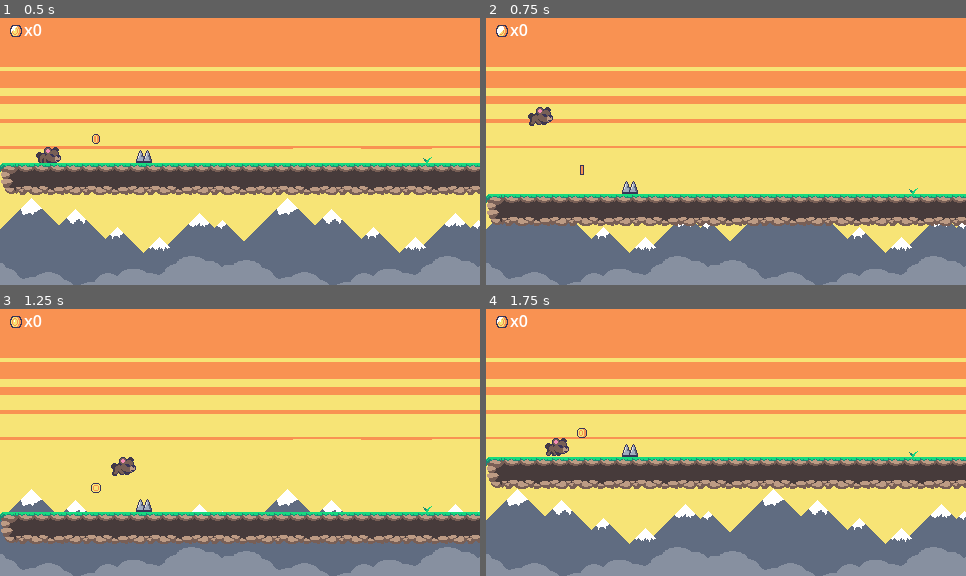
Above: before the commit, frames 1-4 (two rows, left to right).
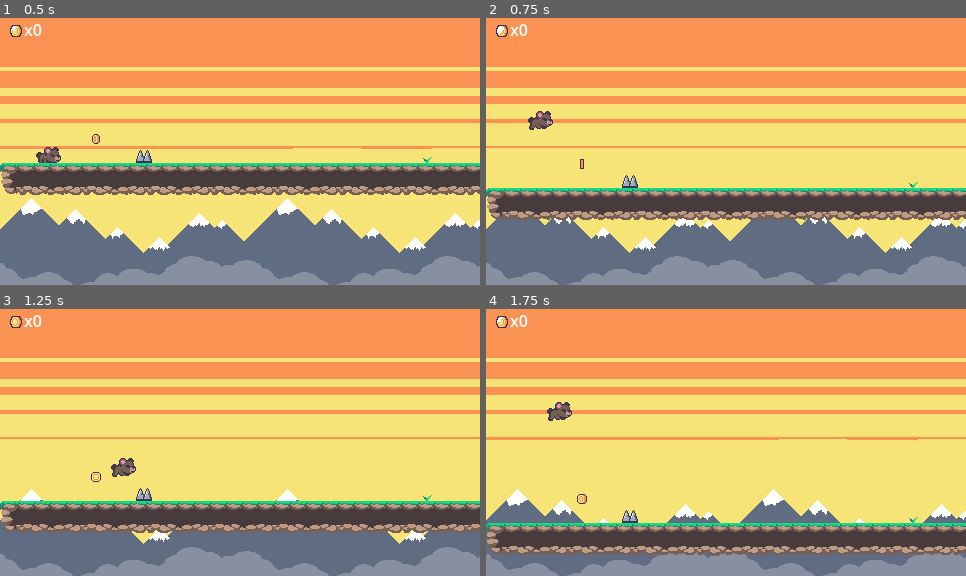
Above: after the commit, the same moments.

Repository: lukasaurus/OrientationDayDemo
Game: Godot game, scene res://GameObjects/world.tscn
Same seed, same stepped clock (60 frames per second), same inputs: the game is played once before the commit and once after it. The project has no main scene, so this scene is started directly.
Inputs:
- Up to frame 1 (0.5 s): no input
- Up to frame 2 (0.75 s): tap Enter (ui_accept) at 0.5, 0.6 s; hold Right (ui_right) from 0.53 s (still down)
- Up to frame 3 (1.25 s): keep holding Right (ui_right); tap Enter (ui_accept) at 0.77, 1.07 s
- Up to frame 4 (1.75 s): keep holding Right (ui_right); tap Enter (ui_accept) at 1.35, 1.52 s

Frame 1 is identical in both runs. In frame 2, 10% of the frame differs, in the area x 0-100%, y 33-78%; in frame 3, 14%; in frame 4, 24%, in the area x 0-100%, y 34-93%.

Commit message:
Updated for 2025

Diff:
--- /dev/null
+++ b/GameObjects/goal.gd
@@ -0,0 +1,11 @@
+extends Area2D
+
+
+# Called when the node enters the scene tree for the first time.
+func _ready() -> void:
+	pass # Replace with function body.
+
+
+# Called every frame. 'delta' is the elapsed time since the previous frame.
+func _process(delta: float) -> void:
+	pass
--- /dev/null
+++ b/GameObjects/goal.tscn
@@ -0,0 +1,14 @@
+[gd_scene load_steps=3 format=3 uid="uid://qkbq3xwko3kp"]
+
+[ext_resource type="Texture2D" uid="uid://b0gy6x57ekvd3" path="res://Sprites/Objects/sign.png" id="1_vdmqj"]
+
+[sub_resource type="RectangleShape2D" id="RectangleShape2D_w68rg"]
+
+[node name="Goal" type="Area2D"]
+
+[node name="Sign" type="Sprite2D" parent="."]
+position = Vector2(1, -9)
+texture = ExtResource("1_vdmqj")
+
+[node name="CollisionShape2D" type="CollisionShape2D" parent="."]
+shape = SubResource("RectangleShape2D_w68rg")
--- a/GameObjects/player.gd
+++ b/GameObjects/player.gd
@@ -1,18 +1,21 @@
 extends CharacterBody2D
 class_name Player
-
 const SPEED = 300.0
-const JUMP_VELOCITY = -400.0
+const JUMP_VELOCITY = -300.0
 const ACCELERATION = 5.0
+var jumps_remaining = 2
 
 func _physics_process(delta: float) -> void:
 	# Add the gravity.
 	if not is_on_floor():
 		velocity += get_gravity() * delta
+	else:
+		jumps_remaining = 2
 
 	# Handle jump.
-	if Input.is_action_just_pressed("ui_accept") and is_on_floor():
+	if Input.is_action_just_pressed("ui_accept") and jumps_remaining > 0:
 		velocity.y = JUMP_VELOCITY
+		jumps_remaining -= 1
 
 	# Get the input direction and handle the movement/deceleration.
 	# As good practice, you should replace UI actions with custom gameplay actions.
@@ -31,10 +34,12 @@
 		$AnimatedSprite2D.flip_h = true
 	if direction > 0:
 		$AnimatedSprite2D.flip_h = false
-
 	move_and_slide()
-
 
 func _on_area_2d_body_entered(body: Node2D) -> void:
 	if body is Player:
 		get_tree().reload_current_scene()
+
+func _on_goal_body_entered(body: Node2D) -> void:
+	if body is Player:
+		get_tree().change_scene_to_file("res://Sprites/UI/end_screen.tscn")
--- a/GameObjects/world.tscn
+++ b/GameObjects/world.tscn
@@ -13,6 +13,8 @@
 [ext_resource type="PackedScene" uid="uid://c7x1ihby3bwi7" path="res://GameObjects/Player.tscn" id="7_e44bt"]
 [ext_resource type="PackedScene" uid="uid://ddikh0bxna6pp" path="res://Placeables/spikes.tscn" id="12_8nesk"]
 [ext_resource type="PackedScene" uid="uid://bn8rqeq0bl7q2" path="res://Placeables/coin.tscn" id="13_0jlwj"]
+[ext_resource type="PackedScene" uid="uid://qkbq3xwko3kp" path="res://GameObjects/goal.tscn" id="14_3u4xq"]
+[ext_resource type="Script" uid="uid://bwpxb2igj88rm" path="res://GameObjects/goal.gd" id="15_udvfu"]
 
 [sub_resource type="TileSetAtlasSource" id="TileSetAtlasSource_ijchp"]
 texture = ExtResource("1_rxviq")
@@ -482,4 +484,9 @@
 position = Vector2(496, 184)
 rotation = -1.58692
 
+[node name="Goal" parent="." instance=ExtResource("14_3u4xq")]
+position = Vector2(667, 183)
+script = ExtResource("15_udvfu")
+
 [connection signal="body_entered" from="KillZone" to="Player" method="_on_area_2d_body_entered"]
+[connection signal="body_entered" from="Goal" to="Player" method="_on_goal_body_entered"]
--- /dev/null
+++ b/Sprites/UI/end_screen.tscn
@@ -0,0 +1,28 @@
+[gd_scene load_steps=3 format=3 uid="uid://bxbvk22h56jym"]
+
+[ext_resource type="Texture2D" uid="uid://chxll73l8r46i" path="res://Sprites/UI/unnamed.jpg" id="1_4n5bj"]
+[ext_resource type="FontFile" uid="uid://koyb6jcetu7j" path="res://Sprites/UI/Super Joyful.ttf" id="2_gqsqo"]
+
+[node name="EndScreen" type="Control"]
+layout_mode = 3
+anchors_preset = 15
+anchor_right = 1.0
+anchor_bottom = 1.0
+grow_horizontal = 2
+grow_vertical = 2
+
+[node name="Unnamed" type="Sprite2D" parent="."]
+position = Vector2(240, 117.000015)
+scale = Vector2(0.46777344, 0.46777344)
+texture = ExtResource("1_4n5bj")
+
+[node name="Label" type="Label" parent="."]
+modulate = Color(1, 1, 1, 0.6156863)
+layout_mode = 0
+offset_left = 114.0
+offset_top = 163.0
+offset_right = 379.0
+offset_bottom = 259.0
+theme_override_fonts/font = ExtResource("2_gqsqo")
+theme_override_font_sizes/font_size = 80
+text = "THE END"
--- a/project.godot
+++ b/project.godot
@@ -11,7 +11,7 @@
 [application]
 
 config/name="PlatformDemo"
-config/features=PackedStringArray("4.3", "Forward Plus")
+config/features=PackedStringArray("4.5", "Forward Plus")
 config/icon="res://icon.svg"
 
 [autoload]
Not shown, added: GameObjects/coin.gd.uid
Not shown, added: GameObjects/goal.gd.uid
Not shown, added: GameObjects/player.gd.uid
Not shown, added: GameObjects/spikes.gd.uid
Not shown, added: GameObjects/world.gd.uid
Not shown: 1 places in GameObjects/world.tscn that only renumber resources
Not shown, changed: Sprites/Backgrounds/clouds.png.import
Not shown, changed: Sprites/Backgrounds/desert_a.png.import
Not shown, changed: Sprites/Backgrounds/desert_b.png.import
Not shown, changed: Sprites/Backgrounds/mountains_a.png.import
Not shown, changed: Sprites/Backgrounds/mountains_b.png.import
Not shown, changed: Sprites/Backgrounds/trees.png.import
(and 102 more such lines)
